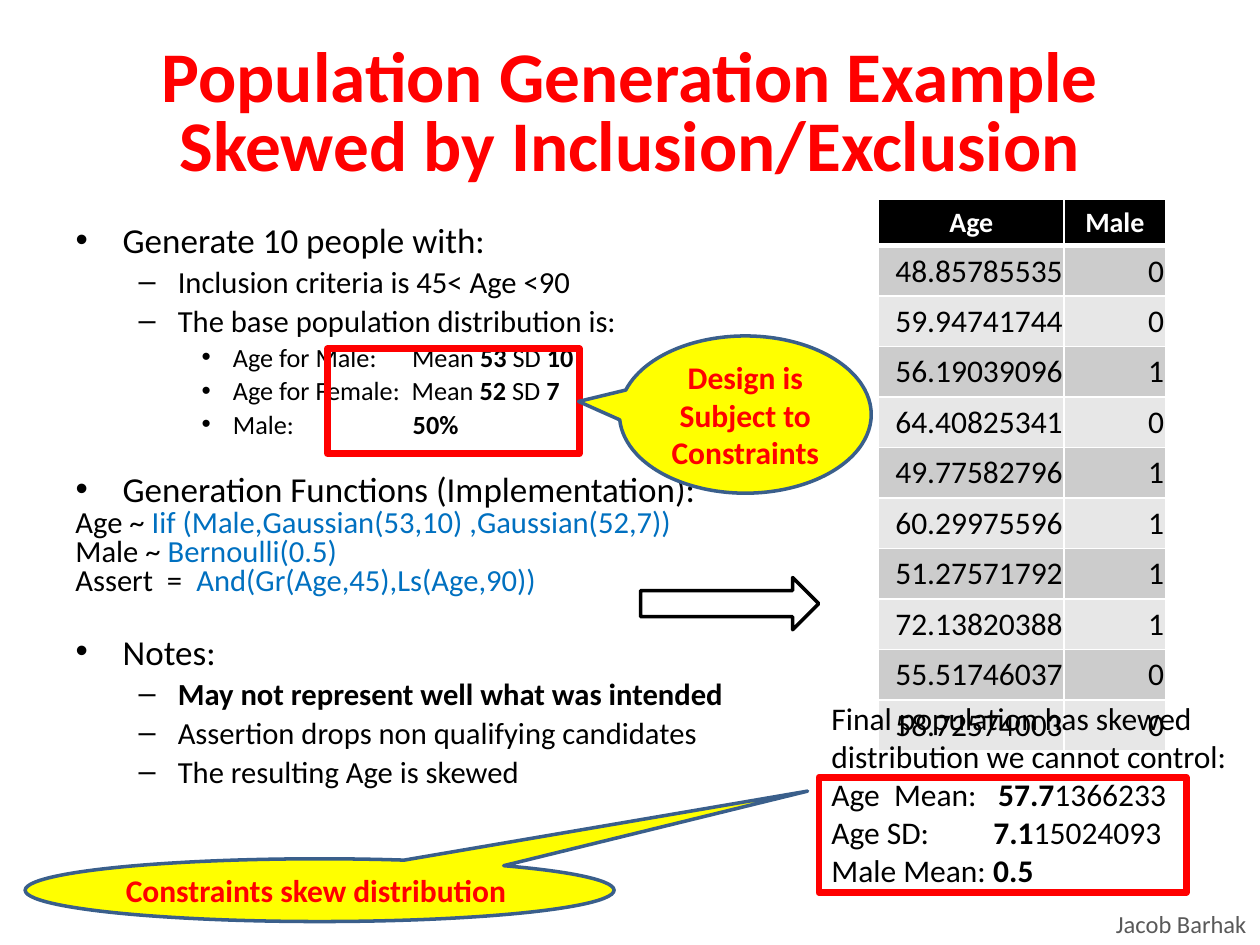
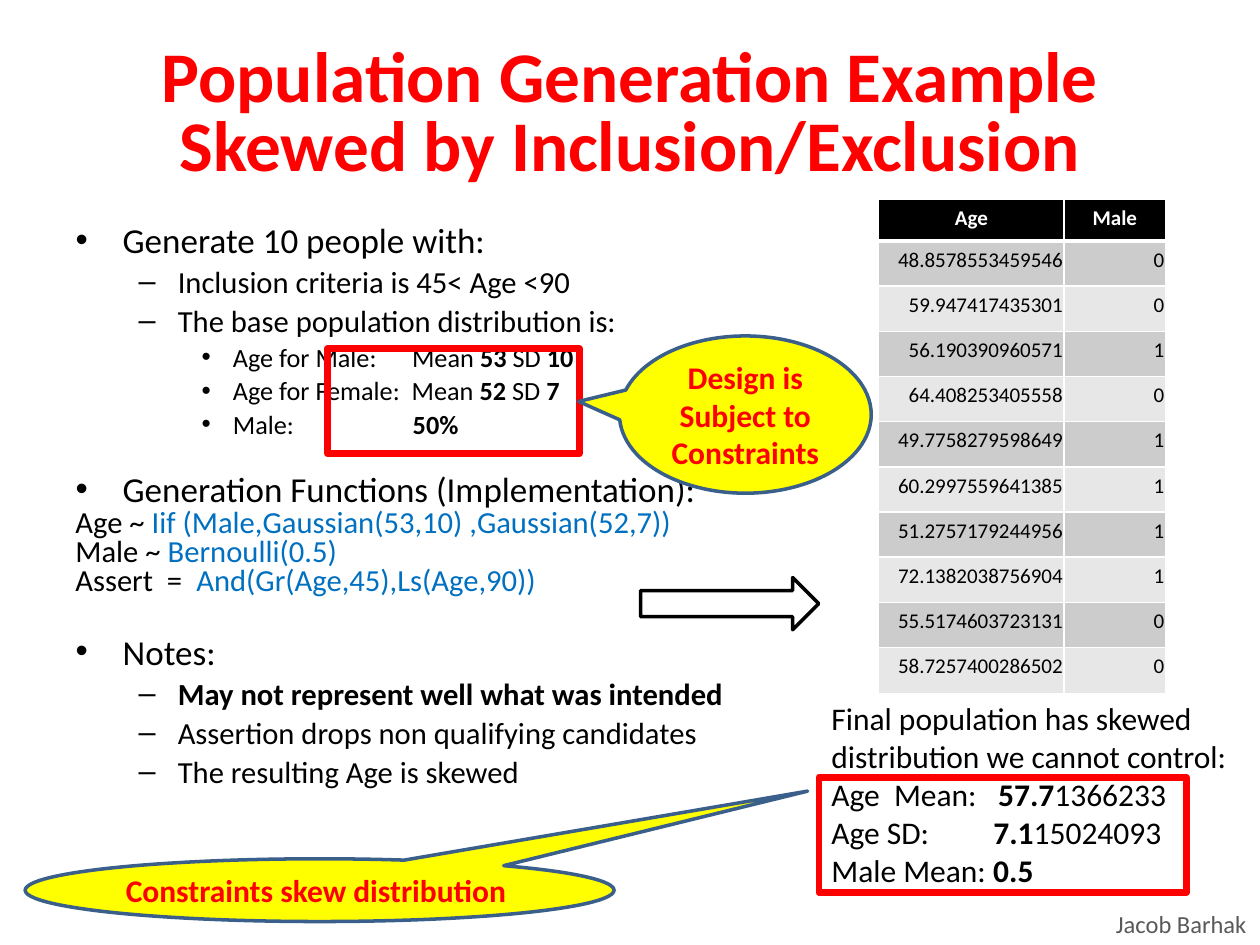
Before and after one commit to Jacob-Barhak/Presentations, a slide deck: slide 21 of MIDAS2021_MIST/MIDAS_Annual_Tutorial_MIST.odp. Drawn at 1260x945 pixels with LibreOffice and Linux fonts; fonts in the diff are those of the drawing. Boxes give left, top, right and bottom in pixels: in the first picture for what was removed or moved away, otherwise in the second. Text is boxed around its words. In the diff, an @@ line names an element or a change of style, - is before the commit and + after.

```diff
--- a/MIDAS2021_MIST/MIDAS_Annual_Tutorial_MIST.odp
+++ b/MIDAS2021_MIST/MIDAS_Annual_Tutorial_MIST.odp
@@ table at <box>878,199,1164,693</box> @@
-row 2, column 1: 48.85785535
+row 2, column 1: 48.8578553459546
-row 3, column 1: 59.94741744
+row 3, column 1: 59.947417435301
-row 4, column 1: 56.19039096
+row 4, column 1: 56.190390960571
-row 5, column 1: 64.40825341
+row 5, column 1: 64.408253405558
-row 6, column 1: 49.77582796
+row 6, column 1: 49.7758279598649
-row 7, column 1: 60.29975596
+row 7, column 1: 60.2997559641385
-row 8, column 1: 51.27571792
+row 8, column 1: 51.2757179244956
-row 9, column 1: 72.13820388
+row 9, column 1: 72.1382038756904
-row 10, column 1: 55.51746037
+row 10, column 1: 55.5174603723131
-row 11, column 1: 58.72574003
+row 11, column 1: 58.7257400286502
@@ size 16 to 12 pt in "Age", "Male" @@
@@ size 18 to 12 pt in "0", "0", "1", "0" and 6 more places @@
```
Also in this commit, not shown: 3 other slides changed, 2 other files.
